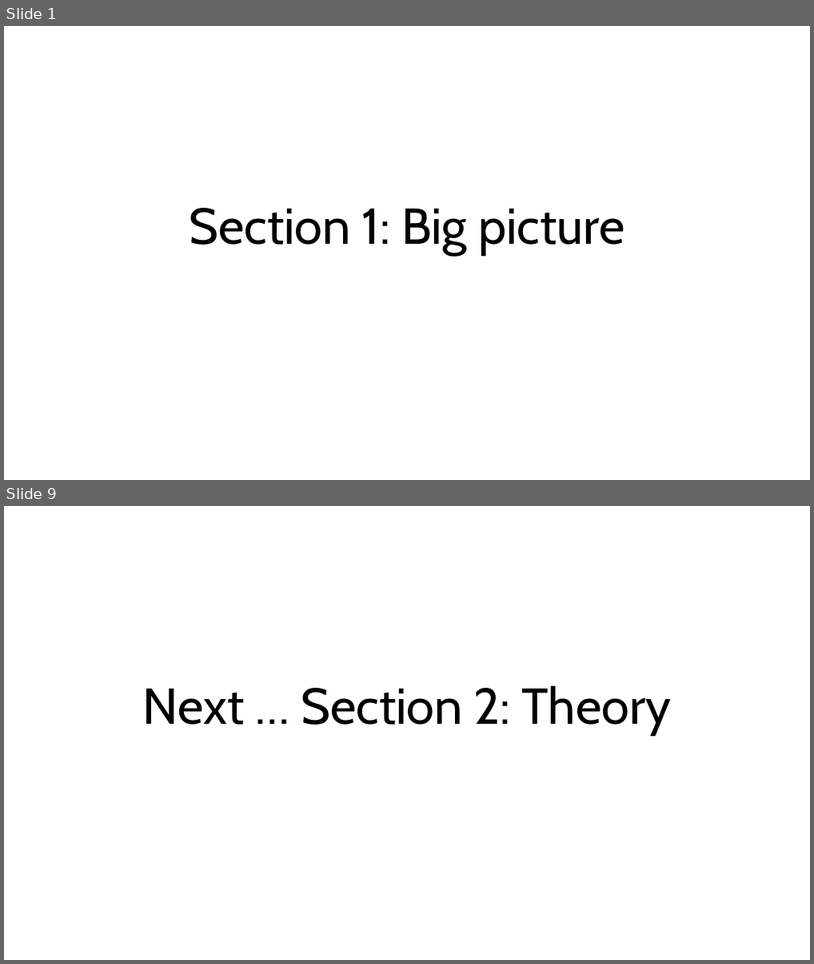
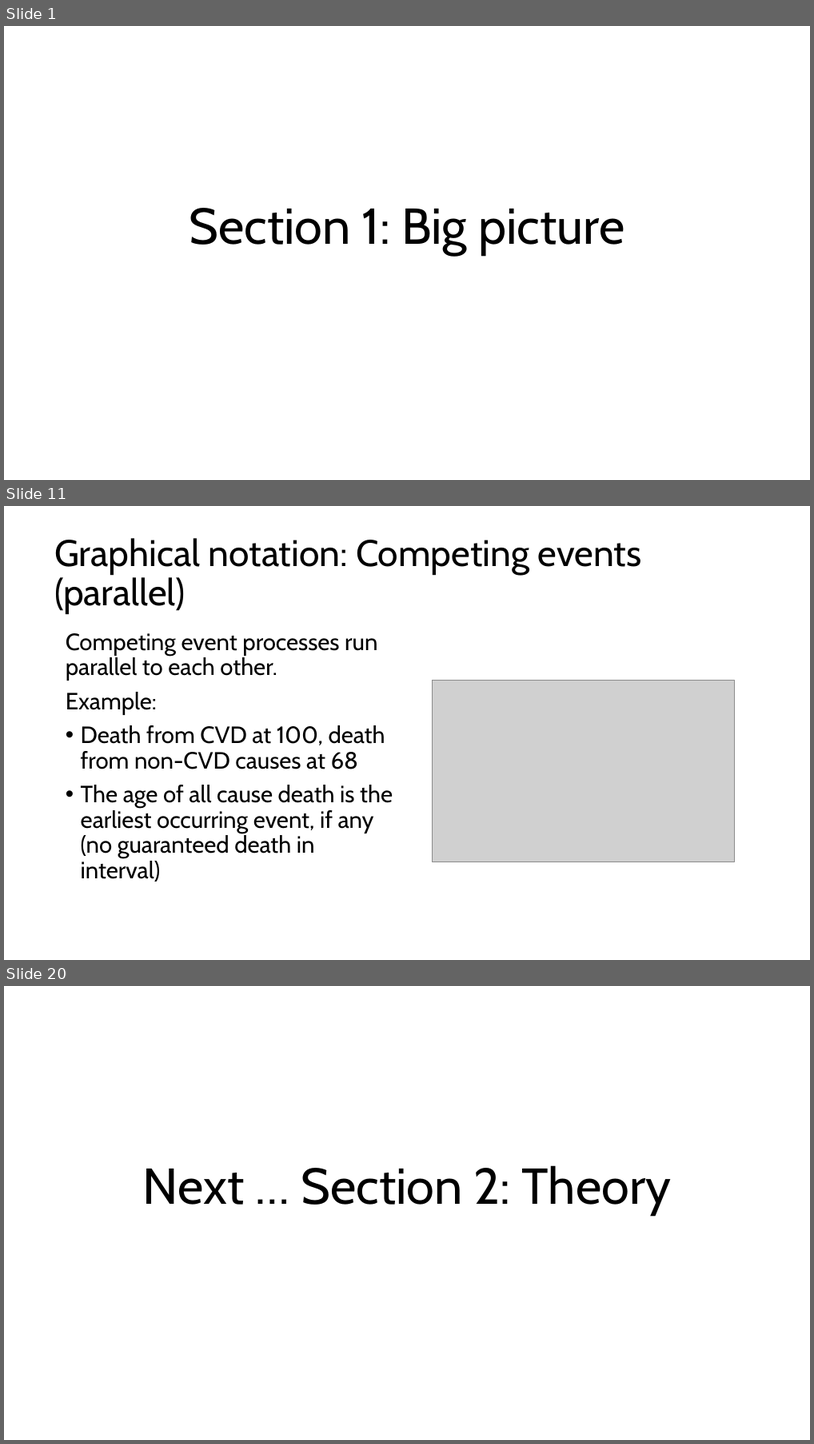
Before and after one commit to ttrikalin/des-R-course, a slide deck: materials/01_DES.pptx. Shown one above the other, each under a label of ours: slides 1 and 9 before the commit, slides 1, 11 and 20 after it; the slides between them are not shown. The pictures are 814x964 and 814x1444 pixels, drawn with LibreOffice and Linux fonts; fonts in the diff are those of the drawing; grey boxes stand for pictures. Boxes give left, top, right and bottom in pixels: in the first picture for what was removed or moved away, otherwise in the second. Text is boxed around its words. In the diff, an @@ line names an element or a change of style, - is before the commit and + after.

```diff
--- a/materials/01_DES.pptx
+++ b/materials/01_DES.pptx
@@ slide 11 added at [4,506,810,960], background #FFFFFF @@
@@ title added at [54,538,642,614], 44 pt, text #000000 @@
+Graphical notation: Competing events (parallel)
@@ text added at [66,633,393,881], 28 pt, text #000000 @@
+Competing event processes run parallel to each other.
+Example:
+• Death from CVD at 100, death from non-CVD causes at 68
+• The age of all cause death is the earliest occurring event, if any (no guaranteed death in interval)
@@ picture added at [432,680,734,862] @@
@@ what was slide 9 is now slide 20 @@
```
Also in this commit, not shown: 7 slides changed, 10 other slides added, 7 other files.
